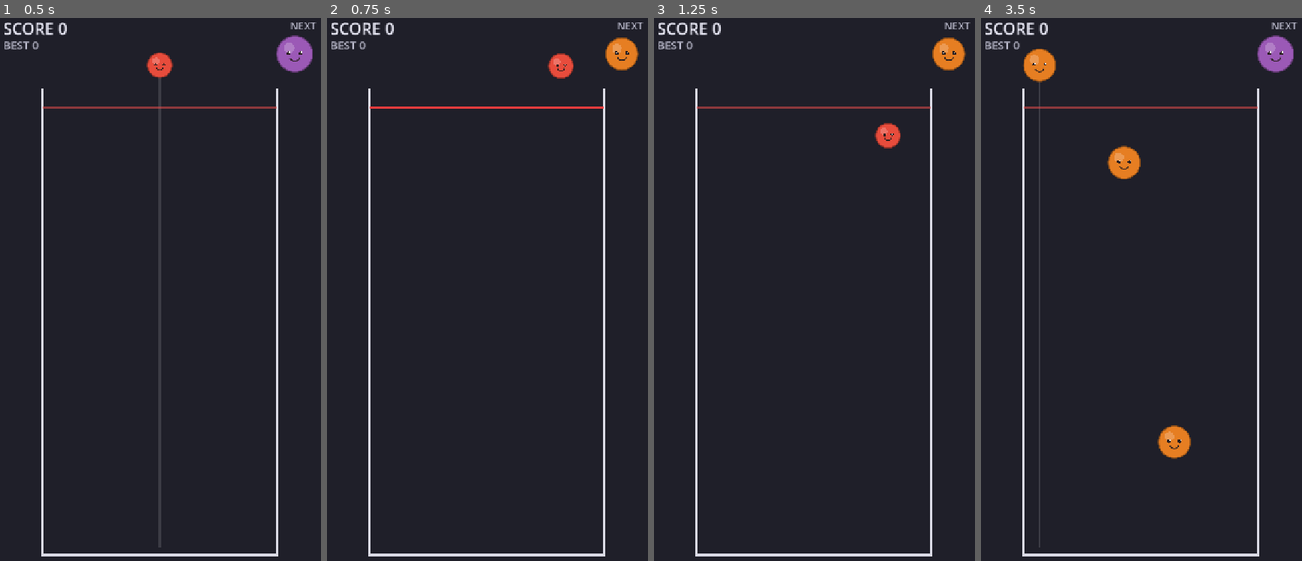
Above: before the commit, frames 1-4 (left to right).
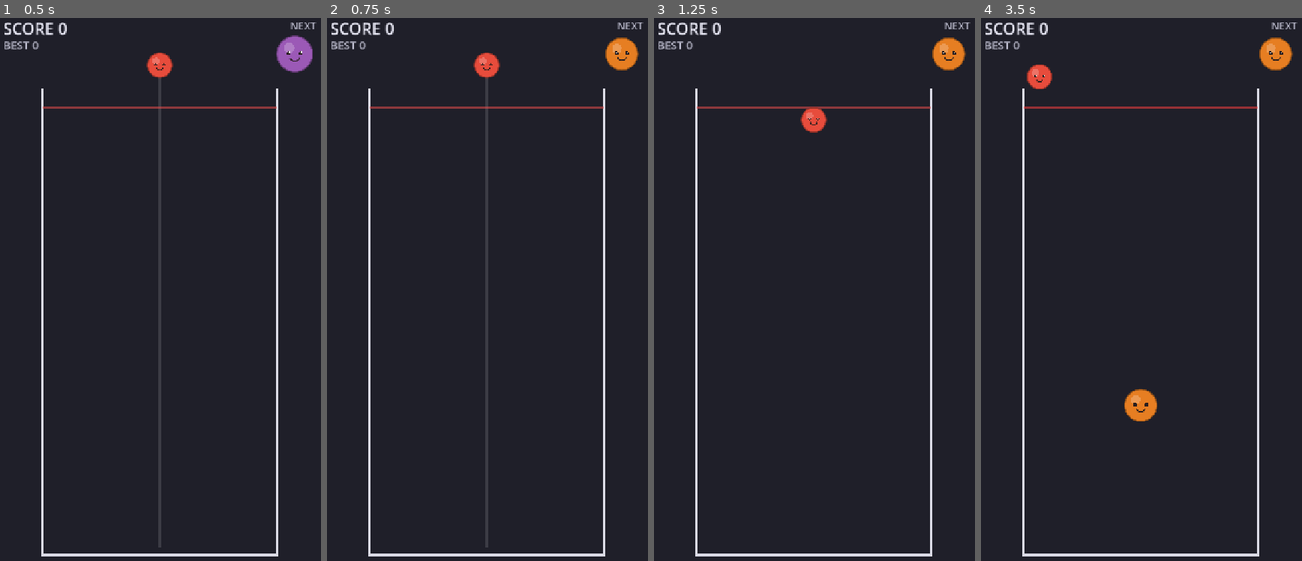
Above: after the commit, the same moments.

Repository: lalalalasuke-jpg/suika-game
Game: Godot game, scene res://scenes/main.tscn
Same seed, same stepped clock (60 frames per second), same inputs: the game is played once before the commit and once after it.
Inputs (mouse positions are in pixels of both pictures, inside the frame that each line leads up to):
- Up to frame 1 (0.5 s): no input
- Up to frame 2 (0.75 s): tap Enter at 0.5 s; move the mouse to (561, 278) at 0.52 s; tap R at 0.6 s; click (561, 278) at 0.67 s
- Up to frame 3 (1.25 s): no input
- Up to frame 4 (3.5 s): drag from (1074, 338) to (1125, 430) at 1.27 s; move the mouse to (1173, 175) at 2.02 s; tap R at 2.1 s; click (1173, 175) at 2.17 s; drag from (1125, 430) to (1038, 218) at 2.77 s

Frame 1 is identical in both runs. In frame 2, 1.7% of the frame differs, in the area x 13-87%, y 6-98%; in frame 3, 0.6%; in frame 4, 3.0%, in the area x 13-98%, y 3-98%.

Commit message:
スイカゲーム: タッチ操作対応（離した時にドロップ）
- ドロップを「押した瞬間」→「離した時」に変更（クリックは体感同じ）
- 狙い位置 aim_x を追加。マウス移動 / ScreenDrag / ScreenTouch で更新、
  _process と _spawn_next はこれを使う
- ScreenTouch/Drag をネイティブに処理、emulate_mouse_from_touch=false
- ゲームオーバー中はタップでもリスタート

Co-Authored-By: Claude Sonnet 5 <noreply@anthropic.com>

Diff:
--- a/project.godot
+++ b/project.godot
@@ -14,6 +14,10 @@
 run/main_scene="res://scenes/main.tscn"
 config/features=PackedStringArray("4.7", "GL Compatibility")
 
+[input_devices]
+
+pointing/emulate_mouse_from_touch=false
+
 [display]
 
 window/size/viewport_width=720
--- a/scenes/main.gd
+++ b/scenes/main.gd
@@ -28,6 +28,8 @@
 var high_score := 0
 var next_rank := 0
 var game_over := false
+# 狙っている X 位置（マウス移動・タッチのドラッグで更新）
+var aim_x := 360.0
 # 果物がラインを超えている状態が続いている時間
 var danger_time := 0.0
 # 画面シェイクの残り強さ（ピクセル）
@@ -60,7 +62,7 @@
 		return
 	if current_fruit != null:
 		var r := current_fruit.radius
-		current_fruit.position.x = clampf(get_global_mouse_position().x, BIN_LEFT + r, BIN_RIGHT - r)
+		current_fruit.position.x = clampf(aim_x, BIN_LEFT + r, BIN_RIGHT - r)
 	_update_drop_guide()
 	_check_game_over(delta)
 	_update_danger_line()
@@ -103,13 +105,31 @@
 
 
 func _unhandled_input(event: InputEvent) -> void:
-	if event is InputEventMouseButton and event.pressed and event.button_index == MOUSE_BUTTON_LEFT:
-		if game_over:
-			get_tree().reload_current_scene()  # シーンを丸ごと読み直して最初から
-		else:
-			_drop()
-	elif event is InputEventKey and event.pressed and not event.echo and event.keycode == KEY_R:
-		get_tree().reload_current_scene()  # R でいつでもやり直し
+	# キーボード R はいつでもやり直し
+	if event is InputEventKey and event.pressed and not event.echo and event.keycode == KEY_R:
+		get_tree().reload_current_scene()
+		return
+
+	if game_over:
+		# ゲームオーバー中はクリック/タップでリスタート
+		var tapped: bool = (event is InputEventMouseButton and event.pressed) \
+			or (event is InputEventScreenTouch and event.pressed)
+		if tapped:
+			get_tree().reload_current_scene()
+		return
+
+	# --- 狙う位置の更新（マウス移動 / タッチのドラッグ）---
+	if event is InputEventMouseMotion:
+		aim_x = event.position.x
+	elif event is InputEventScreenDrag:
+		aim_x = event.position.x
+	elif event is InputEventScreenTouch:
+		aim_x = event.position.x
+		if not event.pressed:
+			_drop()  # 指を離したら落とす
+	elif event is InputEventMouseButton and event.button_index == MOUSE_BUTTON_LEFT:
+		if not event.pressed:
+			_drop()  # ボタンを離したら落とす（クリック＝押して離す なので体感同じ）
 
 
 func _drop() -> void:
@@ -132,7 +152,7 @@
 	var f := _make_fruit(rank)
 	f.freeze = true
 	var r: float = Fruit.RADII[rank]
-	var start_x := clampf(get_global_mouse_position().x, BIN_LEFT + r, BIN_RIGHT - r)
+	var start_x := clampf(aim_x, BIN_LEFT + r, BIN_RIGHT - r)
 	f.position = Vector2(start_x, DROP_Y)
 	add_child(f)
 	current_fruit = f
